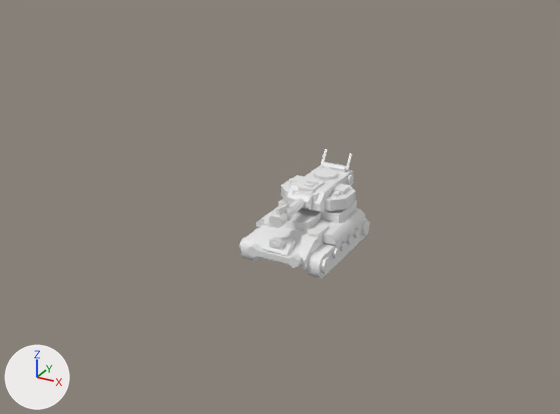
A saved change to the FBX model Overmind/Assets/Canopus-III_Low-Poly_Sci-Fi_Desert_Units_Set_2/models/unit_Tank_Heavy_A.FBX.
Rendered twice from a 50 mm lens placed at (15.2, -30.3, 17.0), pointed at (-0.8, -1.3, 2.5). The axes (+X, +Y, +Z) are drawn at lower left. The lights are the same throughout. Where no turn or scale is listed for an object, it has been applied to the vertices.

In view in the first picture: 'unit_Tank_Heavy_A_Body', 'unit_Tank_Heavy_A_Gun', 'unit_Tank_Heavy_A_Turret'.
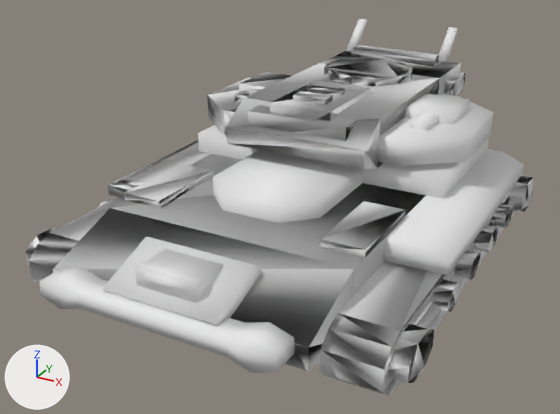
Commit message: turrets working

Where the newer file only moved an object's origin or applied its transform, the numbers keep the older frame.

Location of each change, (x1, y1, x2, y2) in pixels of the pictures (560 x 414 px):
'unit_Tank_Heavy_A_Body', reshaped, turned, rescaled
    before: (239, 199, 370, 278)
    after: (25, 125, 535, 396)
'unit_Tank_Heavy_A_Turret', reshaped, moved, turned, rescaled
    before: (281, 149, 356, 212)
    after: (207, 19, 493, 169)

The change, as a list of edits to the scene's bpy script:
```text
Change me_mesh_001:
    where me_mesh_001.from_pydata(...)  # 188 vertices, 264 faces; spans x -174.0..174.0, y -180.0..206.0, z 0.0..185.0
    used by ob_unit_tank_heavy_a_turret; parent = ob_unit_tank_heavy_a_body; location = (0.0, 132.5, 204.0)
    me_mesh_001 part 1: the whole mesh is multiplied about its middle by the matrix ((184.523, 0.0, 0.0), (0.0, 0.0, 106.619), (0.0, -166.274, 0.0)), then moved by (-3.0, 12126.0, -11502.0)
Change me_mesh:
    where me_mesh.from_pydata(...)  # 380 vertices, 550 faces; spans x -220.0..220.0, y -342.0..301.0, z 0.0..204.0
    used by ob_unit_tank_heavy_a_body; location = (0.0, 0.0, 0.0); scale = (0.01, 0.01, 0.01)
    me_mesh part 2: the whole mesh is multiplied about its middle by the matrix ((184.523, 0.0, 0.0), (0.0, 0.0, 106.619), (0.0, -166.274, 0.0)), then moved by (-3.0, 11812.0, 2777.0)
Change ob_unit_tank_heavy_a_turret:
    ob_unit_tank_heavy_a_turret.location: (0.0, 132.5, 204.0) -> (0.000281, 20403.0, -13253.0)
Change ob_unit_tank_heavy_a_body:
    ob_unit_tank_heavy_a_body.rotation_euler: (0.0, 0.0, 0.0) -> (1.571, 0.0, 0.0)  # degrees (0, 0, 0) -> degrees (90, 0, 0)
    ob_unit_tank_heavy_a_body.scale: (0.01, 0.01, 0.01) -> (0.000213, 0.000208, 0.000217)
```
